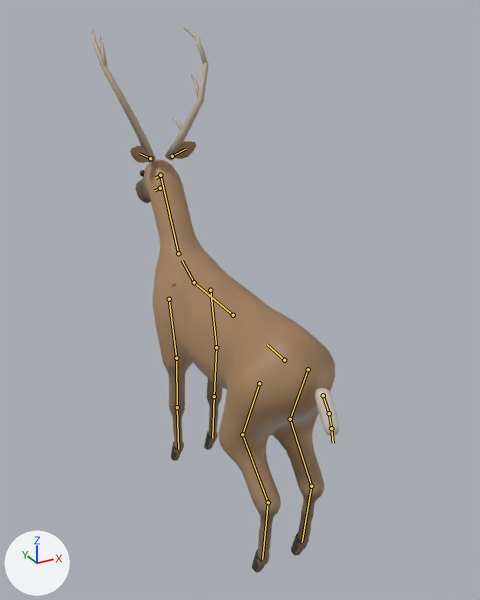
A saved change to the glTF model game/assets/animals/deer.glb.
Rendered twice from a 50 mm lens placed at (-1.21, -2.4, 2.22), pointed at (0.21, 0.18, 0.92). Lighting does not change. The marker at lower left points along +X, +Y and +Z. The older version comes first. The bones that change, and the others that lie on the model, are drawn over the model as lines. Objects named as collision shapes, trigger or cutter boxes, shadow casters or lower levels of detail are left out.

In view in the first picture: 'Body_lod0'.
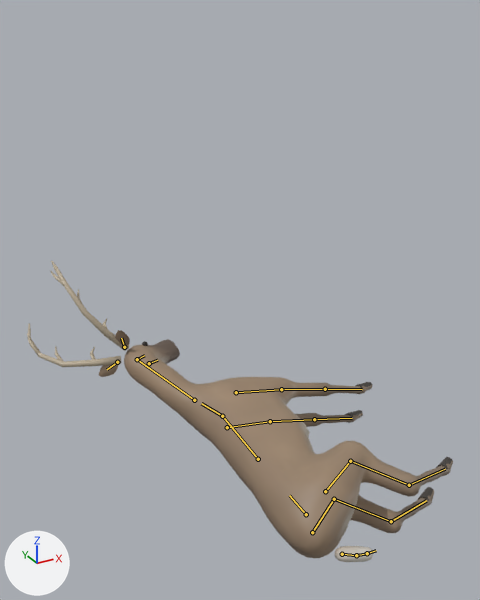
The newer file adds an action. The first version stands in its rest pose; the second is drawn at frame 26 of the action 'Death'.

What the commit changed:
Bone 'hips' (bone_hips) moves from (0.0, 0.0, 0.0) to (0.134, -0.039, -0.794).
Bone 'hips' (bone_hips) turns from (0, 0, 0) to (0, -77, 0) degrees about its own x, y and z.
Bone 'hind_upper.l' (bone_hind_upper_l) turns from (0, 0, 0) to (15, 0, 0) degrees about its own x, y and z.
Bone 'hind_lower.l' (bone_hind_lower_l) turns from (0, 0, 0) to (-20, 0, 0) degrees about its own x, y and z.
Bone 'hind_foot.l' (bone_hind_foot_l) turns from (0, 0, 0) to (15, 0, 0) degrees about its own x, y and z.
Bone 'hind_upper.r' (bone_hind_upper_r) turns from (0, 0, 0) to (12, 0, 0) degrees about its own x, y and z.
Bone 'hind_lower.r' (bone_hind_lower_r) turns from (0, 0, 0) to (-16, 0, 0) degrees about its own x, y and z.
Bone 'hind_foot.r' (bone_hind_foot_r) turns from (0, 0, 0) to (12, 0, 0) degrees about its own x, y and z.
Bone 'front_upper.l' (bone_front_upper_l) turns from (0, 0, 0) to (18, 0, 0) degrees about its own x, y and z.
Bone 'front_lower.l' (bone_front_lower_l) turns from (0, 0, 0) to (-26, 0, 0) degrees about its own x, y and z.
Bone 'front_upper.r' (bone_front_upper_r) turns from (0, 0, 0) to (14, 0, 0) degrees about its own x, y and z.
Bone 'front_lower.r' (bone_front_lower_r) turns from (0, 0, 0) to (-20, 0, 0) degrees about its own x, y and z.
Bone 'neck' (bone_neck) turns from (0, 0, 0) to (-20, 0, -15) degrees about its own x, y and z.
Bone 'head' (bone_head) turns from (0, 0, 0) to (-11, 0, -10) degrees about its own x, y and z.
Bone 'jaw' (bone_jaw) turns from (0, 0, 0) to (-6, 0, 0) degrees about its own x, y and z.
Bone 'tail.1' (bone_tail_1) turns from (0, 0, 0) to (-20, 0, 0) degrees about its own x, y and z.

Pixel boxes [x1, y1, x2, y2] of what changed, in the pictures (480 x 600 px):
'Body_lod0', posed (43% wider, 57% shorter)
    before: [92, 27, 339, 573]
    after: [99, 330, 453, 562]
'Antlers_lod0', now drawn
    after: [27, 261, 129, 367]
bone 'hips', root to tip
    before: (284, 360) to (267, 344)
    after: (306, 514) to (289, 495)
bone 'hind_upper.l', root to tip
    before: (259, 383) to (242, 434)
    after: (312, 532) to (334, 499)
bone 'hind_lower.l', root to tip
    before: (242, 434) to (268, 502)
    after: (334, 499) to (391, 521)
bone 'hind_foot.l', root to tip
    before: (268, 502) to (262, 559)
    after: (391, 521) to (426, 500)
bone 'hind_upper.r', root to tip
    before: (308, 369) to (290, 419)
    after: (325, 491) to (350, 461)
bone 'hind_lower.r', root to tip
    before: (290, 419) to (311, 486)
    after: (350, 461) to (409, 485)
bone 'hind_foot.r', root to tip
    before: (311, 486) to (302, 542)
    after: (409, 485) to (445, 469)
bone 'front_upper.l', root to tip
    before: (169, 299) to (176, 358)
    after: (227, 427) to (270, 421)
bone 'front_lower.l', root to tip
    before: (176, 358) to (177, 407)
    after: (270, 421) to (314, 419)
bone 'front_upper.r', root to tip
    before: (210, 290) to (216, 347)
    after: (236, 392) to (281, 389)
bone 'front_lower.r', root to tip
    before: (216, 347) to (214, 396)
    after: (281, 389) to (325, 389)
bone 'neck', root to tip
    before: (178, 253) to (160, 175)
    after: (194, 400) to (137, 359)
bone 'head', root to tip
    before: (160, 175) to (155, 178)
    after: (137, 359) to (144, 355)
bone 'jaw', root to tip
    before: (160, 188) to (155, 190)
    after: (149, 363) to (157, 360)
bone 'tail.1', root to tip
    before: (323, 395) to (329, 413)
    after: (342, 554) to (356, 555)
